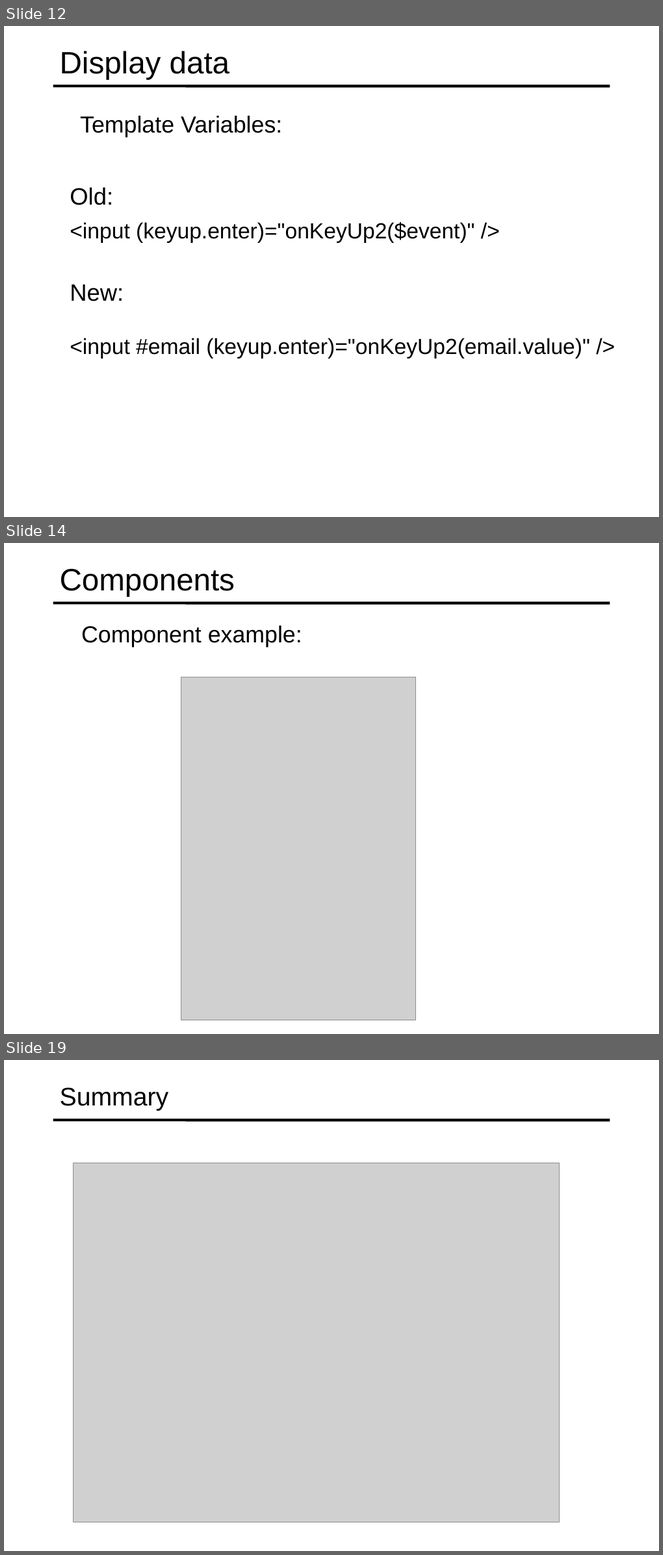
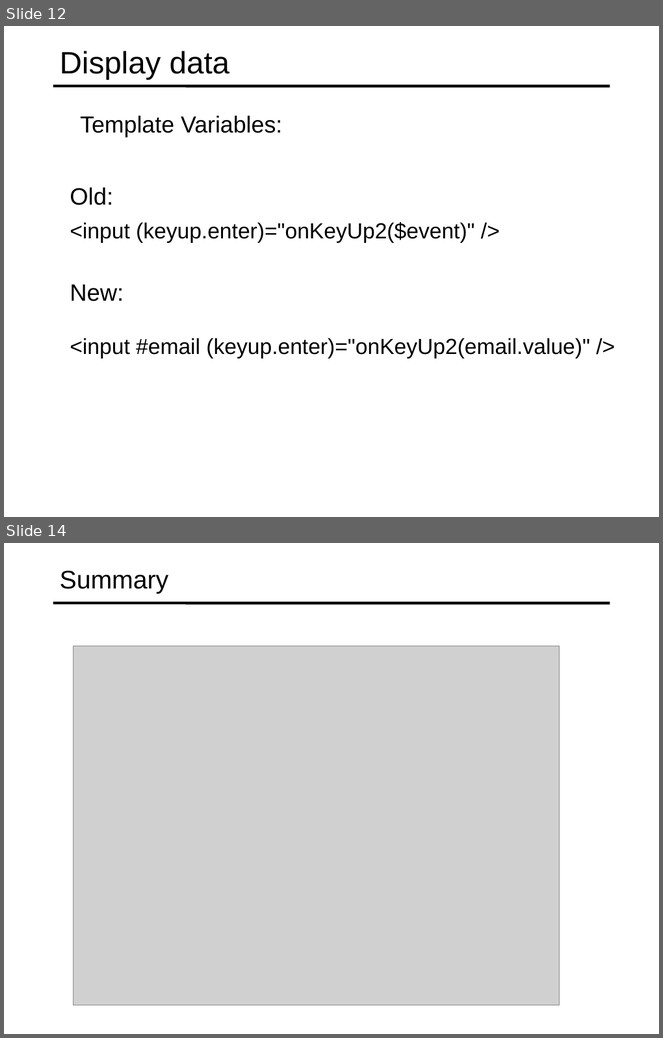
Before and after one commit to specter01wj/Jago_Link_Training, a slide deck: Angular/Angular7/Angular Advanced Course/Essentials/2.Displaying Data and Handling Events/L2_Displaying Data and Handling Events.ppt. Shown one above the other, each under a label of ours: slides 12, 14 and 19 before the commit, slides 12 and 14 after it; the slides between them are not shown. The pictures are 663x1555 and 663x1038 pixels, drawn with LibreOffice and Linux fonts; fonts in the diff are those of the drawing; grey boxes stand for pictures. Boxes give left, top, right and bottom in pixels: in the first picture for what was removed or moved away, otherwise in the second. Text is boxed around its words. In the diff, an @@ line names an element or a change of style, - is before the commit and + after.

```diff
--- a/Angular/Angular7/Angular Advanced Course/Essentials/2.Displaying Data and Handling Events/L2_Displaying Data and Handling Events.ppt
+++ b/Angular/Angular7/Angular Advanced Course/Essentials/2.Displaying Data and Handling Events/L2_Displaying Data and Handling Events.ppt
@@ slide 14 removed at bbox=[4, 543, 659, 1034], background #FFFFFF; not listed: 1 template element that a slide beside it also shows @@
@@ title removed at bbox=[60, 568, 235, 597] @@
-Components
@@ text removed at bbox=[81, 626, 302, 647] @@
-  Component example:
@@ picture removed at bbox=[181, 678, 415, 1021] @@
@@ what was slide 19 is now slide 14 @@
```
Also in this commit, not shown: 1 slide added, 5 other slides removed.
